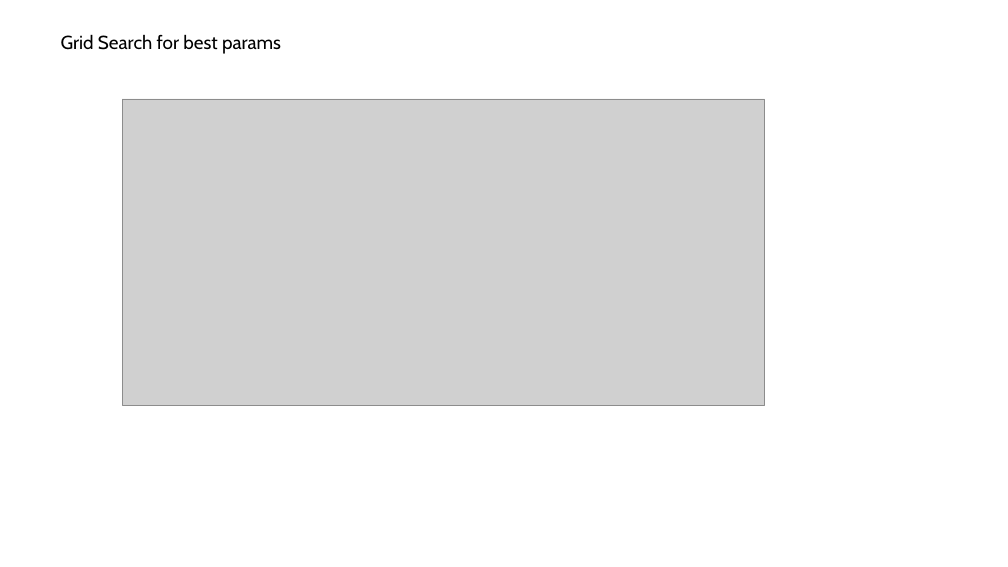
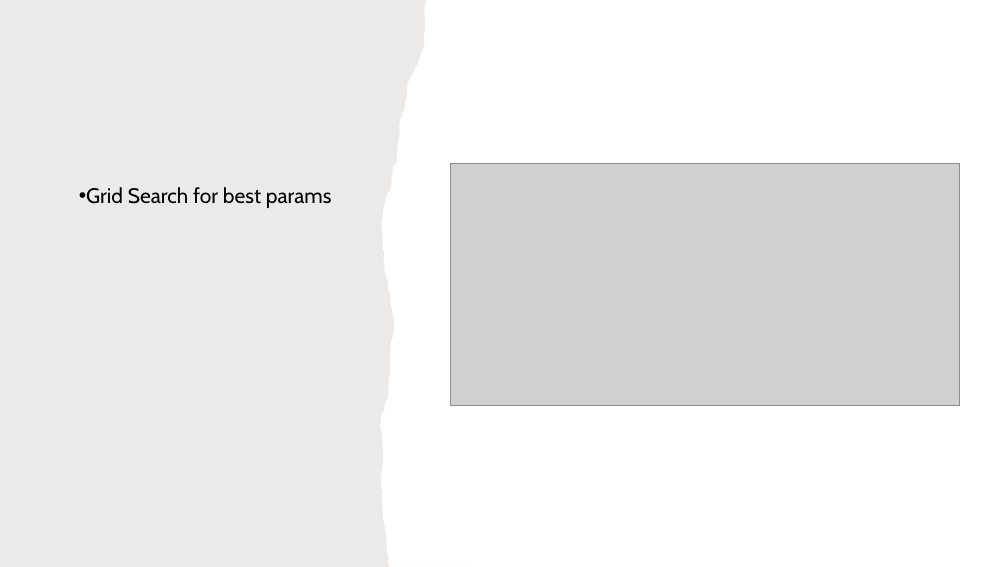
Before and after one commit to vrsyvby/MLAssignmentPartA, a slide deck: slide 10 of Question5MLAssignmentPartA.pptx. Drawn at 1008x567 pixels with LibreOffice and Linux fonts; fonts in the diff are those of the drawing; grey boxes stand for pictures. Boxes give left, top, right and bottom in pixels: in the first picture for what was removed or moved away, otherwise in the second. Text is boxed around its words. In the diff, an @@ line names an element or a change of style, - is before the commit and + after.

```diff
--- a/Question5MLAssignmentPartA.pptx
+++ b/Question5MLAssignmentPartA.pptx
@@ freeform shape added at [0,0,467,567], fill #82766A at 15% opacity @@
@@ picture: place and size @@
-picture at [123,99,765,405]
+picture at [451,163,960,405]
@@ text "Grid Search for best params": place and size @@
-text "Grid Search for best params" at [61,34,281,54]
+text "Grid Search for best params" at [86,187,332,208]
@@ text "Grid Search for best params" at [86,187,332,208]: size 18 to 20 pt; bullet none to •; line spacing 1 to 0.9; more space between paragraphs @@
```
Also in this commit, not shown: 8 other slides changed.
